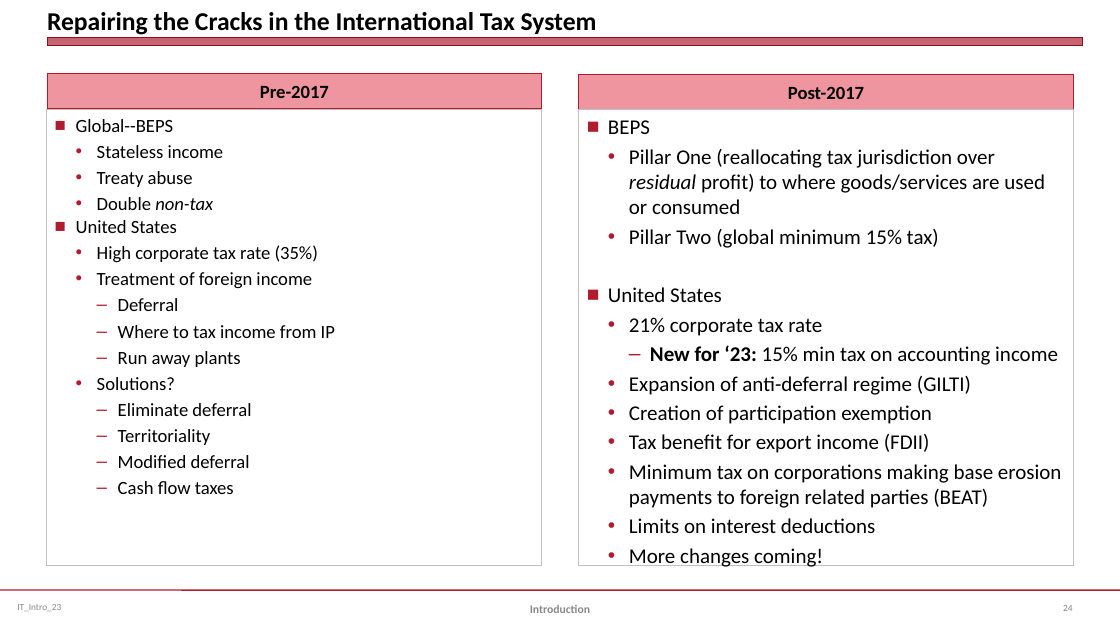
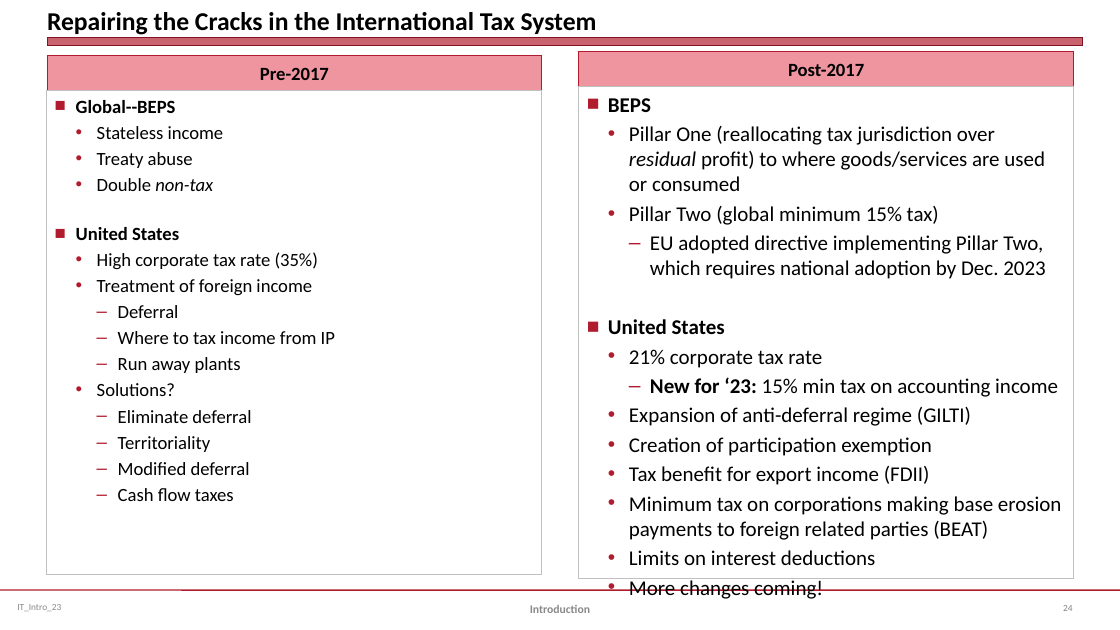
Before and after one commit to jmc877/International-Tax, a slide deck: slide 24 of slides/IT_Intro_23.pptx. Drawn at 1120x630 pixels with LibreOffice and Linux fonts; fonts in the diff are those of the drawing. Boxes give left, top, right and bottom in pixels: in the first picture for what was removed or moved away, otherwise in the second. Text is boxed around its words. In the diff, an @@ line names an element or a change of style, - is before the commit and + after.

```diff
--- a/slides/IT_Intro_23.pptx
+++ b/slides/IT_Intro_23.pptx
@@ text "Pre-2017": place and size @@
-text "Pre-2017" at (47,74,542,109)
+text "Pre-2017" at (47,55,542,91)
@@ text "Post-2017": place and size @@
-text "Post-2017" at (579,75,1074,110)
+text "Post-2017" at (579,52,1074,87)
@@ text "BEPS": place and size @@
-text "BEPS" at (579,110,1074,565)
+text "BEPS" at (579,87,1074,578)
@@ text "Global--BEPS": place and size @@
-text "Global--BEPS" at (46,110,541,565)
+text "Global--BEPS" at (46,90,541,575)
@@ text at (76,100,179,240): bold on in "Global--BEPS", "United States" @@
@@ text at (608,98,725,334): bold on in "BEPS", "United States" @@
@@ text at (650,235,1046,279): paragraph added @@
+    – EU adopted directive implementing Pillar Two, which requires national adoption by Dec. 2023
```
Also in this commit, not shown: 1 other slide changed, 1 slide added.
